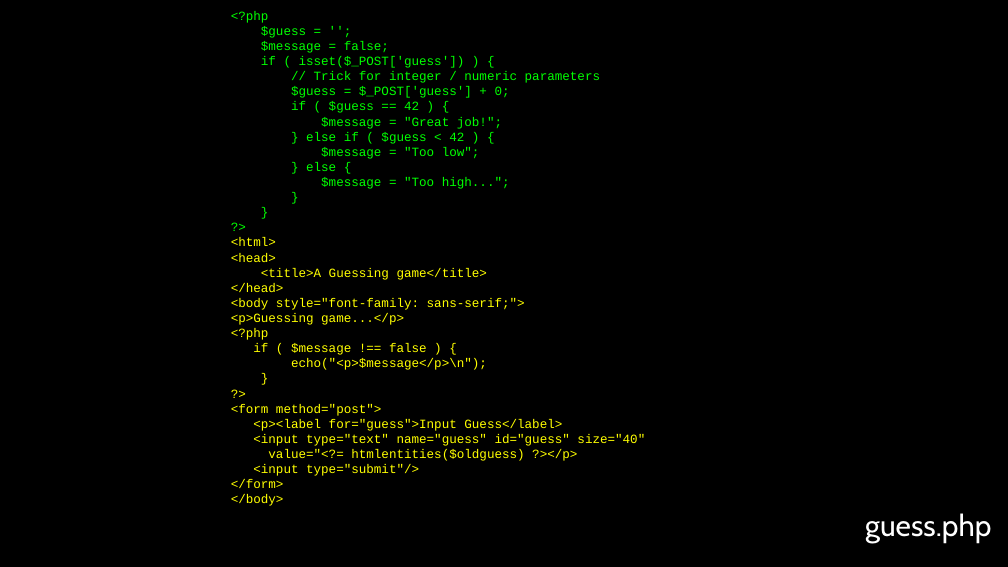
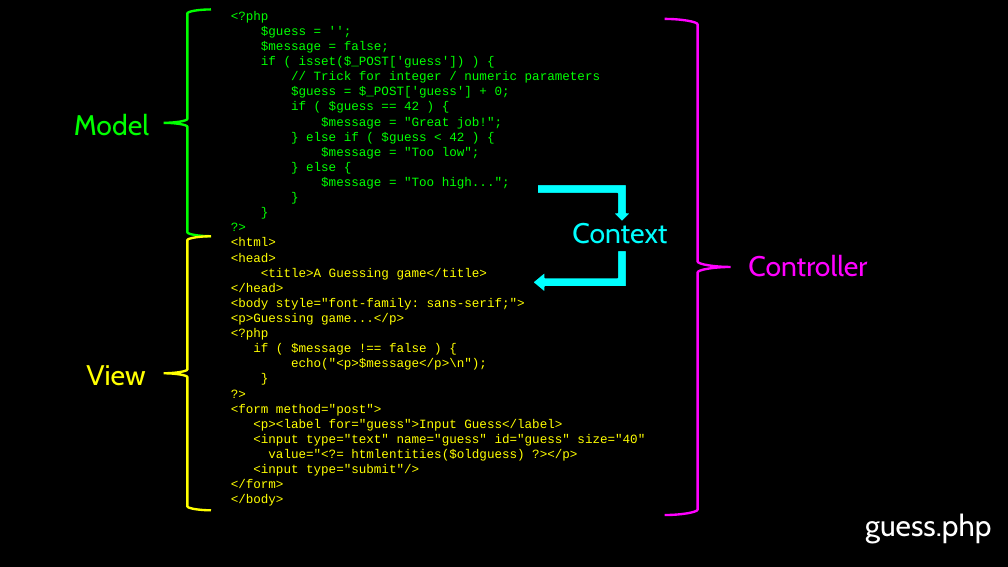
Before and after one commit to csev/wa4e, a slide deck: slide 19 of lectures/PHP-06-Forms.ppt (slide 18 before the commit). Drawn at 1008x567 pixels with LibreOffice and Linux fonts; fonts in the diff are those of the drawing. Boxes give left, top, right and bottom in pixels: in the first picture for what was removed or moved away, otherwise in the second. Text is boxed around its words. In the diff, an @@ line names an element or a change of style, - is before the commit and + after.

```diff
--- a/lectures/PHP-06-Forms.ppt
+++ b/lectures/PHP-06-Forms.ppt
@@ freeform shape added at bbox=[164, 10, 211, 236], outline #00FF00 3 pt @@
@@ freeform shape added at bbox=[664, 19, 731, 515], outline #FF00FF 3 pt @@
@@ text added at bbox=[74, 113, 149, 136], 36 pt, text #00FF00 @@
+Model
@@ freeform shape added at bbox=[537, 184, 632, 222], fill #00FFFF, outline #000000 2.01 pt @@
@@ freeform shape added at bbox=[164, 236, 211, 510], outline #FFFF00 3 pt @@
@@ text added at bbox=[572, 220, 667, 244], 36 pt, text #00FFFF @@
+Context
@@ freeform shape added at bbox=[532, 251, 627, 293], fill #00FFFF, outline #000000 2.01 pt @@
@@ text added at bbox=[748, 254, 867, 277], 36 pt, text #FF00FF @@
+Controller
@@ text added at bbox=[86, 365, 145, 386], 36 pt, text #FFFF00 @@
+View
```
Also in this commit, not shown: 2 other slides changed, 2 slides added.
